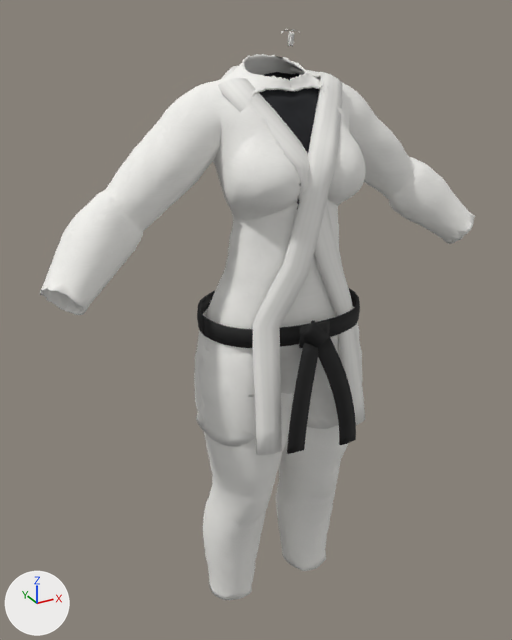
The glTF model public/coaches/kanya/tenues/judo.glb, before and after one commit.
Rendered twice from a camera (50 mm lens) standing at (-0.747, -1.226, 1.544) and looking at (-0.04, 0.059, 0.901). The axes (+X, +Y, +Z) are drawn at lower left. The lights are the same throughout. The older version comes first. Where no turn or scale is listed for an object, it has been applied to the vertices. Vertices at exactly the same position are counted once.

Objects in the first picture: 'ceinture', 'haut-rash-court', 'jupe-veste', 'pan--1', 'pan-1', 'pantalon-judo', 'revers-Left', 'revers-Right', 'veste-judo' and 2 more.
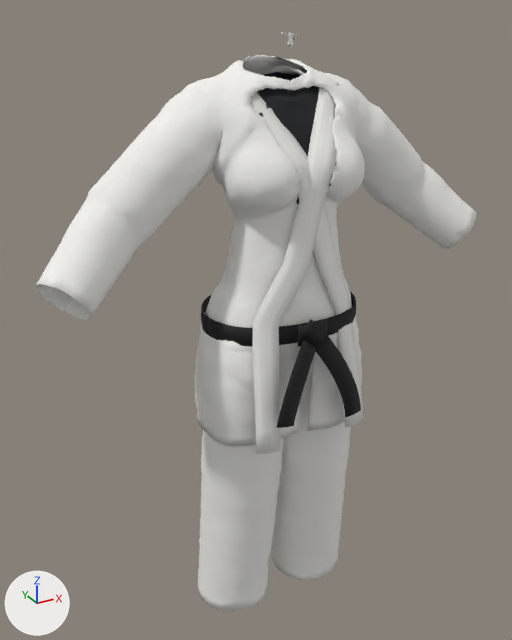
What the commit changed:
me_ceinture_001 is used by ob_ceinture; location (0.0, 0.0, 0.894).
me_ceinture_001 had 435 vertices, 872 faces and spanned x -0.186..0.187, y -0.114..0.173, z 0.015..0.055.
me_ceinture_001 now has 435 vertices, 872 faces and spans x -0.178..0.179, y -0.106..0.165, z 0.015..0.055.
me_ceinture_001 part 1: 435 of 435 vertices moved; they spanned x -0.186..0.187, y -0.114..0.173, z 0.015..0.055 and now span x -0.178..0.179, y -0.106..0.165, z 0.015..0.055; mean shift (0.0, 0.0, 0.0).
me_pan_1_001 is used by ob_pan_1; location (0.0, 0.0, 0.894).
me_pan_1_001 had 78 vertices, 152 faces and spanned x -0.007..0.087, y -0.168..-0.126, z -0.224..0.026.
me_pan_1_001 now has 78 vertices, 152 faces and spans x -0.005..0.107, y -0.155..-0.12, z -0.167..0.029.
me_pan_1_001 part 2: 78 of 78 vertices moved; they spanned x -0.007..0.087, y -0.168..-0.126, z -0.224..0.026 and now span x -0.005..0.107, y -0.155..-0.12, z -0.167..0.029; mean shift (0.01, 0.009, 0.03).
me_pan__1_001 is used by ob_pan__1; location (0.0, 0.0, 0.894).
me_pan__1_001 had 78 vertices, 152 faces and spanned x -0.087..0.007, y -0.168..-0.126, z -0.204..0.027.
me_pan__1_001 now has 78 vertices, 152 faces and spans x -0.107..0.005, y -0.155..-0.12, z -0.147..0.03.
me_pan__1_001 part 3: 78 of 78 vertices moved; they spanned x -0.087..0.007, y -0.168..-0.126, z -0.204..0.027 and now span x -0.107..0.005, y -0.155..-0.12, z -0.147..0.03; mean shift (-0.01, 0.009, 0.03).
me_pantalon_judo is used by ob_pantalon_judo; location (0.0, 0.0, 0.894).
me_pantalon_judo had 4462 vertices, 8928 faces and spanned x -0.191..0.193, y -0.096..0.158, z -0.74..0.092.
me_pantalon_judo now has 4462 vertices, 8928 faces and spans x -0.204..0.204, y -0.093..0.158, z -0.737..0.091.
me_pantalon_judo part 4: 3723 of 4462 vertices moved; they spanned x -0.191..0.193, y -0.096..0.155, z -0.74..0.092 and now span x -0.204..0.204, y -0.093..0.156, z -0.737..0.091; mean shift (0.0, -0.005, 0.001); largest move (-0.094, 0.144, -0.549) -> (-0.087, 0.136, -0.602).
me_veste_judo is used by ob_veste_judo; location (0.0, 0.0, 0.894).
me_veste_judo had 11074 vertices, 22144 faces and spanned x -0.511..0.514, y -0.114..0.16, z 0.017..0.614.
me_veste_judo now has 11074 vertices, 22144 faces and spans x -0.519..0.519, y -0.112..0.17, z 0.019..0.609.
me_veste_judo part 5: 11026 of 11074 vertices moved; they spanned x -0.511..0.514, y -0.114..0.16, z 0.017..0.614 and now span x -0.519..0.519, y -0.112..0.17, z 0.019..0.609; mean shift (0.0, 0.0, -0.002); largest move (-0.311, 0.079, 0.258) -> (-0.294, 0.106, 0.257).
me_veste_judo part 6: 19274 kept faces spanning x -0.519..0.519, y -0.112..0.17, z 0.019..0.609 get new texture (UV) coordinates.

What differs and where, as boxes [x1, y1, x2, y2] in the pictures (512 x 640 px; the box of a moved part takes in the faces that stretch with it):
'veste-judo', reshaped: before [40, 29, 475, 329]; after [35, 32, 477, 328]
'pantalon-judo', reshaped: before [201, 344, 348, 600]; after [197, 340, 351, 611]
'ceinture', reshaped (10% shorter): before [197, 288, 360, 348]; after [201, 292, 356, 346]
'pan--1', reshaped (25% wider, 21% shorter): before [287, 343, 318, 454]; after [277, 340, 316, 428]
'pan-1', reshaped (21% wider, 24% shorter): before [318, 337, 356, 445]; after [315, 335, 361, 417]
part 4 of me_pantalon_judo, moved or reshaped: before [202, 369, 348, 600]; after [197, 363, 351, 610]
part 5 of me_veste_judo, moved or reshaped: before [105, 29, 475, 327]; after [44, 32, 477, 326]
part 6 of me_veste_judo, surface changed: [40, 34, 475, 328] in both
